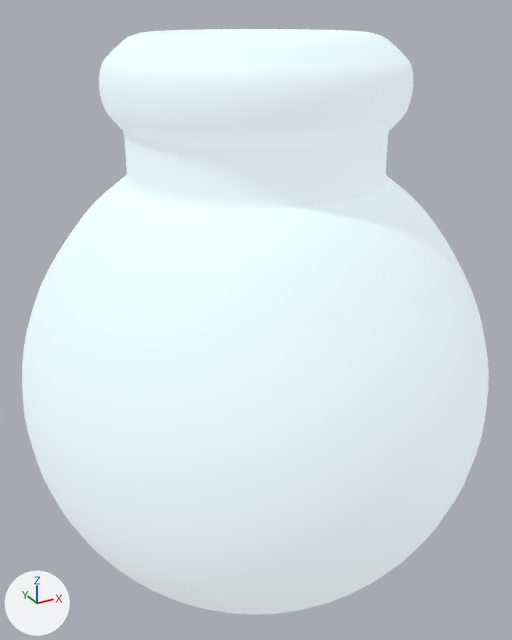
Two versions of the FBX model interface/resources/meshes/controller/touch/touch_r_joystick.fbx, one commit apart.
The view is the same before and after, from a 50 mm lens placed at (-0.0262, -0.0387, 0.0095), pointed at (-0.0074, -0.0046, -0.0076). Arrows for +X, +Y and +Z are at lower left; the lights stay in place.

In view in the first picture: 'main_trigger_PLY.002'.
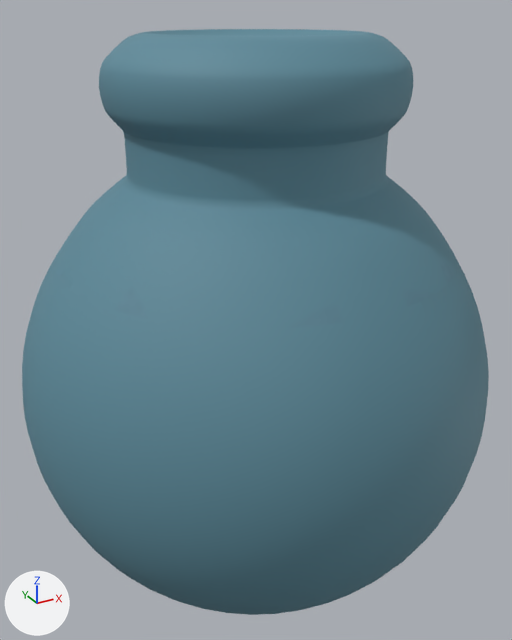
What differs and where, as boxes (x1, y1, x2, y2) in the pictures (512 x 640 px):
'main_trigger_PLY.002', surface changed (white to cyan): (22, 29, 489, 615) in both

Patch to the scene script:
```diff
--- a/interface/resources/meshes/controller/touch/touch_r_joystick.fbx.py
+++ b/interface/resources/meshes/controller/touch/touch_r_joystick.fbx.py
@@ img_r_controller_highlight_dif_jpg @@
-img_r_controller_highlight_dif_jpg = load_image('R_controller-highlight_DIF.jpg', '_unpacked/R_controller-highlight_DIF.jpg', 768, 768, 'Non-Color')
+img_r_controller_highlight_dif_jpg = load_image('R_controller-highlight_DIF.jpg', '_unpacked/R_controller-highlight_DIF.jpg', 768, 768, 'sRGB')
@@ mat_highlight @@
 n0 = _N.new('ShaderNodeBsdfPrincipled'); n0.name = 'Principled BSDF'
 n2.image = img_r_controller_highlight_dif_jpg
-n3 = _N.new('ShaderNodeTexImage'); n3.name = 'Image Texture.001'
-n3.image = img_r_controller_highlight_dif_jpg
 _L.new(n2.outputs[0], n0.inputs[0])  # 'Color' to 'Base Color'
-_L.new(n3.outputs[0], n0.inputs[28])  # 'Color' to 'Emission Strength'
 _L.new(n0.outputs[0], n1.inputs[0])  # 'BSDF' to 'Surface'
```
